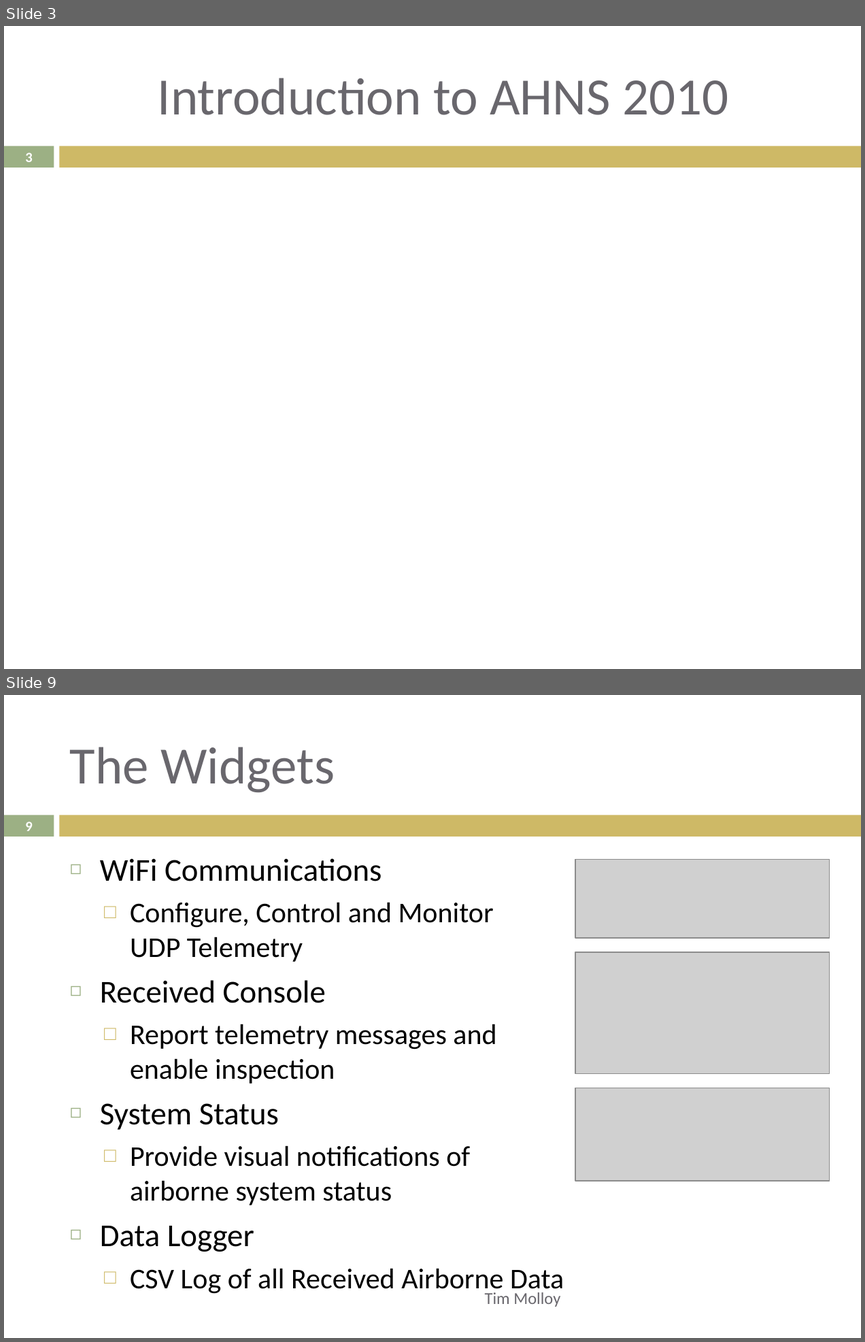
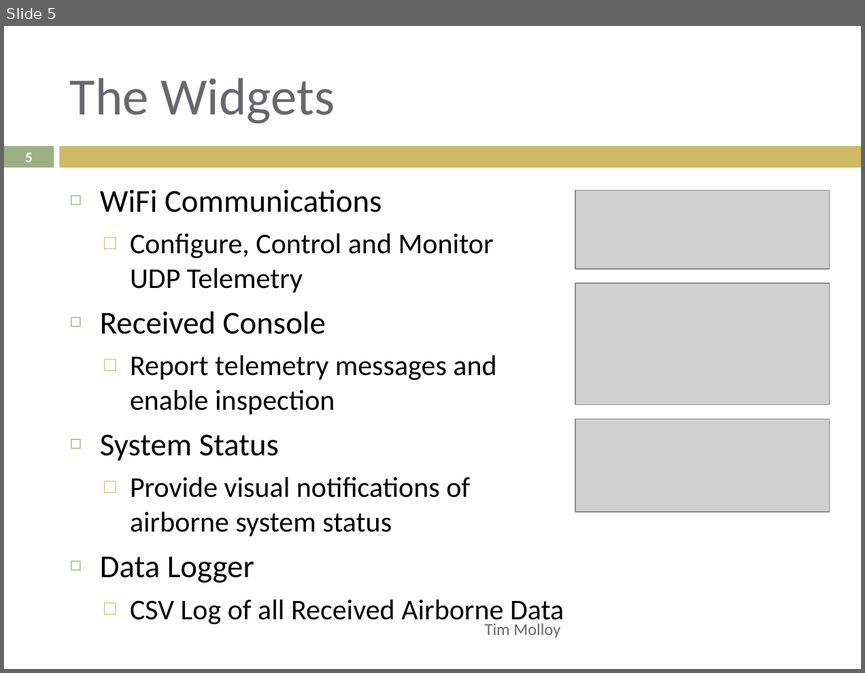
Before and after one commit to lijian8/ahns10, a slide deck: docproject/official_ahns/presentations/tim_semester1.pptx. Shown one above the other, each under a label of ours: slides 3 and 9 before the commit, slide 5 after it; the slides between them are not shown. The pictures are 865x1342 and 865x673 pixels, drawn with LibreOffice and Linux fonts; fonts in the diff are those of the drawing; grey boxes stand for pictures. Boxes give left, top, right and bottom in pixels: in the first picture for what was removed or moved away, otherwise in the second. Text is boxed around its words. In the diff, an @@ line names an element or a change of style, - is before the commit and + after.

```diff
--- a/docproject/official_ahns/presentations/tim_semester1.pptx
+++ b/docproject/official_ahns/presentations/tim_semester1.pptx
@@ slide 3 removed at box(4, 26, 861, 669), background #FFFFFF; not listed: 2 template elements that a slide beside it also shows @@
@@ title removed at box(158, 78, 728, 115) @@
-Introduction to AHNS 2010
@@ page number removed at box(25, 152, 33, 162) @@
-3
@@ what was slide 9 is now slide 5 @@
@@ page number at box(25, 152, 33, 162): text changed @@
-9
+5
```
Also in this commit, not shown: 8 slides changed, 3 other slides removed.
